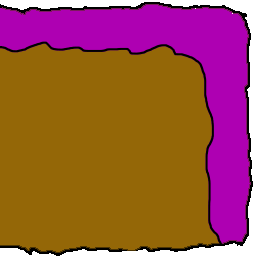
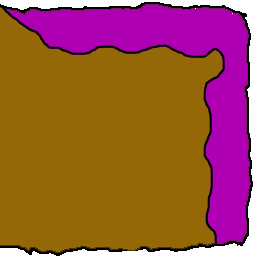
Two versions of the same layered image (256x256). Layer-by-layer changes:
hid "NL Top Slope" over [0, 7, 225, 244]
added layer "NL Top-New" above "NL Middle-New" over [0, 7, 225, 244]
